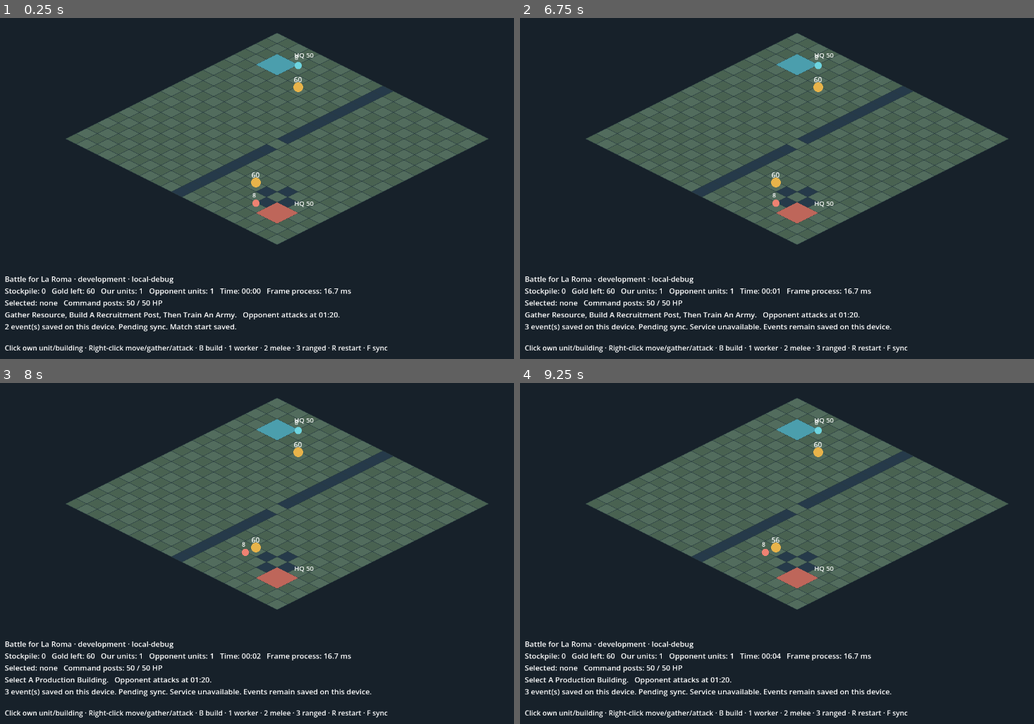
Above: before the commit, frames 1-4 (two rows, left to right).
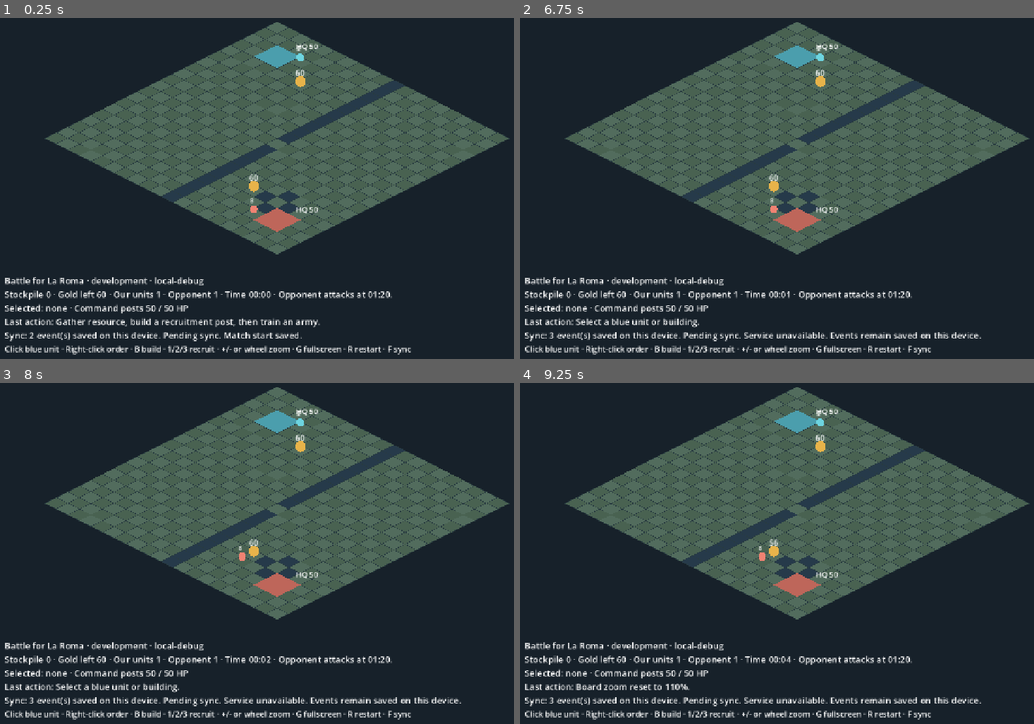
Above: after the commit, the same moments.

Repository: danybgoode/aomx
Game: Godot game, scene res://skirmish_main.tscn
Two runs of this game, one before a commit and one after it. Both use one fixed random seed, a clock stepped at 60 frames per second and the inputs below.
Inputs (mouse positions are in pixels of both pictures, inside the frame that each line leads up to):
- Up to frame 1 (0.25 s): no input
- Up to frame 2 (6.75 s): tap Enter at 0.5, 3.5, 6.5 s; move the mouse to (920, 168) at 0.52 s; tap 0 at 0.6, 2.3, 2.85, 4.55 s; click (920, 168) at 0.67 s; tap G at 0.8, 1.35, 3.05, 3.6, 5.3 s; move the mouse to (684, 202) at 1.27 s; click (684, 202) at 1.42 s; tap B at 1.55, 2.1, 3.8, 4.35, 6.05 s; tap Space at 2, 5.75 s; move the mouse to (854, 110) at 2.02 s; click (854, 110) at 2.17 s; move the mouse to (766, 256) at 2.77 s; click (766, 256) at 2.92 s; move the mouse to (967, 239) at 3.52 s; click (967, 239) at 3.67 s; move the mouse to (627, 133) at 4.27 s; click (627, 133) at 4.42 s; move the mouse to (823, 185) at 5.02 s; tap R at 5.1 s; click (823, 185) at 5.17 s; move the mouse to (710, 96) at 5.77 s; tap T at 5.85 s; click (710, 96) at 5.92 s; move the mouse to (920, 168) at 6.52 s; tap F at 6.6 s; click (920, 168) at 6.67 s
- Up to frame 3 (8 s): tap 0 at 6.8 s; move the mouse to (164, 567) at 7.27 s; tap 1 at 7.35 s; click (164, 567) at 7.42 s; tap G at 7.55 s
- Up to frame 4 (9.25 s): move the mouse to (854, 475) at 8.02 s; tap 2 at 8.1 s; click (854, 475) at 8.17 s; tap B at 8.3 s; move the mouse to (766, 621) at 8.77 s; tap 3 at 8.85 s; click (766, 621) at 8.92 s; tap 0 at 9.05 s

The runs differ from the first frame. In frame 1, 16% of the frame differs, in the area x 0-100%, y 1-99%; in frame 2, 16%; in frame 3, 16%; in frame 4, 16%.

Commit message:
Make skirmish orders visible and board readable

Diff:
--- a/game/project.godot
+++ b/game/project.godot
@@ -12,6 +12,7 @@
 window/size/viewport_height=800
 window/size/window_width_override=1280
 window/size/window_height_override=800
+window/stretch/mode="canvas_items"
 
 [rendering]
 renderer/rendering_method="gl_compatibility"
--- a/game/skirmish_main.gd
+++ b/game/skirmish_main.gd
@@ -6,7 +6,11 @@
 const TILE_W := 48.0
 const TILE_H := 24.0
 const ORIGIN := Vector2(640, 65)
+const BOARD_CENTER := Vector2(640, 305)
 const TICK_SECONDS := 0.1
+const ZOOM_MIN := 1.0
+const ZOOM_MAX := 1.25
+const ZOOM_STEP := 0.1
 
 var sim = Skirmish.new()
 var outbox = FunnelOutbox.new()
@@ -15,6 +19,11 @@
 var selected_id := -1
 var placing := false
 var marker := Vector2i(-1, -1)
+var board_zoom := 1.1
+var order_flash_tile := Vector2i(-1, -1)
+var order_flash_text := ""
+var order_flash_seconds := 0.0
+var order_flash_ok := true
 var accumulator := 0.0
 var syncing := false
 var sync_note := ""
@@ -46,28 +55,32 @@
 			invite_code = FileAccess.get_file_as_string(invite_path).strip_edges()
 		invite_input = LineEdit.new()
 		invite_input.position = Vector2(22, 16)
-		invite_input.size = Vector2(270, 34)
+		invite_input.size = Vector2(300, 42)
+		invite_input.add_theme_font_size_override("font_size", 18)
 		invite_input.placeholder_text = "Enter private alpha invite code"
 		invite_input.secret = true
 		layer.add_child(invite_input)
 		var invite_button := Button.new()
 		invite_button.text = "Save invite code"
-		invite_button.position = Vector2(302, 16)
+		invite_button.position = Vector2(335, 16)
+		invite_button.add_theme_font_size_override("font_size", 18)
 		invite_button.pressed.connect(_save_invite_code)
 		layer.add_child(invite_button)
 		var support_button := Button.new()
 		support_button.text = "Copy support ID"
-		support_button.position = Vector2(22, 56)
+		support_button.position = Vector2(22, 65)
+		support_button.add_theme_font_size_override("font_size", 18)
 		support_button.pressed.connect(_copy_support_id)
 		layer.add_child(support_button)
 	hud = Label.new()
-	hud.position = Vector2(22, 598)
-	hud.add_theme_font_size_override("font_size", 17)
+	hud.position = Vector2(22, 600)
+	hud.size = Vector2(1236, 140)
+	hud.add_theme_font_size_override("font_size", 20)
 	layer.add_child(hud)
 	instructions = Label.new()
-	instructions.position = Vector2(22, 755)
-	instructions.add_theme_font_size_override("font_size", 16)
-	instructions.text = "Click own unit/building · Right-click move/gather/attack · B build · 1 worker · 2 melee · 3 ranged · R restart · F sync"
+	instructions.position = Vector2(22, 756)
+	instructions.add_theme_font_size_override("font_size", 18)
+	instructions.text = "Click blue unit · Right-click order · B build · 1/2/3 recruit · +/- or wheel zoom · G fullscreen · R restart · F sync"
 	layer.add_child(instructions)
 	_update_hud()
 
@@ -78,6 +91,7 @@
 	selected_id = -1
 	placing = false
 	marker = Vector2i(-1, -1)
+	order_flash_seconds = 0.0
 	var saved: Dictionary = outbox.queue("match_started", match_id)
 	sync_note = "Match start saved." if saved.ok else "Match start could not be saved; check device storage."
 	if OS.is_debug_build():
@@ -90,6 +104,9 @@
 				sim.tick_number = Skirmish.DRAW_TICK - 1
 
 func _process(delta: float) -> void:
+	if order_flash_seconds > 0.0:
+		order_flash_seconds = maxf(0.0, order_flash_seconds - delta)
+		queue_redraw()
 	accumulator += delta
 	var advanced := false
 	while accumulator >= TICK_SECONDS:
@@ -108,14 +125,25 @@
 func _unhandled_input(event: InputEvent) -> void:
 	if event is InputEventKey and event.pressed and not event.echo:
 		match event.keycode:
+			KEY_EQUAL, KEY_PLUS, KEY_KP_ADD:
+				_change_zoom(ZOOM_STEP)
+			KEY_MINUS, KEY_KP_SUBTRACT:
+				_change_zoom(-ZOOM_STEP)
+			KEY_0:
+				board_zoom = 1.1
+				sim.feedback = "Board zoom reset to 110%."
+			KEY_G:
+				get_window().mode = Window.MODE_WINDOWED if get_window().mode == Window.MODE_FULLSCREEN else Window.MODE_FULLSCREEN
 			KEY_B:
 				if _selected_kind() == "worker":
 					if sim.stockpile[Skirmish.HUMAN] < Skirmish.COST.barracks:
 						placing = false
-						sim.feedback = "Need 6 resource. Right-click gold with a worker to gather."
+						_flash_order(sim.entities[selected_id].pos, "Need 6 gold. Gather first.", false)
 					else:
 						placing = true
-						sim.feedback = "Choose a clear 2 by 2 footprint. Cost: 6."
+						_flash_order(sim.entities[selected_id].pos, "Choose a clear 2x2 site. Cost: 6.", true)
+				else:
+					sim.feedback = "Select a worker to build."
 			KEY_ESCAPE:
 				placing = false
 			KEY_1:
@@ -129,28 +157,42 @@
 			KEY_F:
 				_send_next()
 	elif event is InputEventMouseButton and event.pressed:
+		if event.button_index == MOUSE_BUTTON_WHEEL_UP:
+			_change_zoom(ZOOM_STEP)
+			_update_hud()
+			queue_redraw()
+			return
+		if event.button_index == MOUSE_BUTTON_WHEEL_DOWN:
+			_change_zoom(-ZOOM_STEP)
+			_update_hud()
+			queue_redraw()
+			return
 		var tile := _screen_to_tile(event.position)
 		if event.button_index == MOUSE_BUTTON_LEFT:
 			if placing and selected_id != -1:
-				var placed: Dictionary = sim.issue(Skirmish.HUMAN, "build", selected_id, tile)
+				var placed: Dictionary = _issue_order("build", tile, tile)
 				if placed.ok:
 					placing = false
 			else:
 				var id: int = sim.entity_at(tile)
 				selected_id = id if id != -1 and sim.entities[id].side == Skirmish.HUMAN else -1
 				if selected_id != -1:
-					sim.feedback = "%s selected" % sim.entities[selected_id].kind.replace("_", " ")
+					_flash_order(tile, "%s selected" % sim.entities[selected_id].kind.replace("_", " "), true)
+				else:
+					sim.feedback = "Select a blue unit or building."
 		elif event.button_index == MOUSE_BUTTON_RIGHT and selected_id != -1 and sim.entities.has(selected_id):
 			var selected: Dictionary = sim.entities[selected_id]
 			var target_id: int = sim.entity_at(tile)
 			if selected.kind == "worker" and tile == sim.sources[Skirmish.HUMAN].pos:
-				sim.issue(Skirmish.HUMAN, "gather", selected_id, tile)
+				_issue_order("gather", tile, tile)
 			elif selected.kind in ["melee", "ranged"] and target_id != -1 and sim.entities[target_id].side == Skirmish.COMPUTER:
-				sim.issue(Skirmish.HUMAN, "attack", selected_id, target_id)
+				_issue_order("attack", target_id, tile)
 			elif selected.kind in ["worker", "melee", "ranged"]:
-				var moved: Dictionary = sim.issue(Skirmish.HUMAN, "move", selected_id, tile)
+				var moved: Dictionary = _issue_order("move", tile, tile)
 				if moved.ok:
 					marker = tile
+			else:
+				_flash_order(selected.pos, "Select a unit to give an order.", false)
 	_update_hud()
 	queue_redraw()
 
@@ -158,7 +200,41 @@
 	if selected_id == -1 or not sim.entities.has(selected_id):
 		sim.feedback = "Select a production building."
 		return
-	sim.issue(Skirmish.HUMAN, "train", selected_id, role)
+	_issue_order("train", role, sim.entities[selected_id].pos)
+
+func _issue_order(kind: String, target: Variant, tile: Vector2i) -> Dictionary:
+	var result: Dictionary = sim.issue(Skirmish.HUMAN, kind, selected_id, target)
+	_flash_order(tile, _order_message(kind, target, result), result.ok)
+	return result
+
+func _order_message(kind: String, target: Variant, result: Dictionary) -> String:
+	if result.ok:
+		match kind:
+			"move": return "Moving here."
+			"gather": return "Gathering gold."
+			"build": return "Building a recruitment post."
+			"train": return "%s queued." % str(target).capitalize()
+			"attack": return "Attacking target."
+	match str(result.get("reason", "invalid_order")):
+		"insufficient_stockpile": return "Not enough gold in stockpile."
+		"blocked_footprint": return "This 2x2 site is blocked."
+		"blocked_or_invalid_tile": return "Cannot move onto this tile."
+		"unreachable_tile", "building_unreachable", "target_unreachable", "resource_unreachable": return "No route to target."
+		"building_incomplete": return "Wait for construction to finish."
+		"queue_full": return "Production queue is full."
+		"match_finished": return "Match finished. Press R to restart."
+	return str(result.get("reason", "Order failed.")).replace("_", " ").capitalize() + "."
+
+func _flash_order(tile: Vector2i, message: String, ok: bool) -> void:
+	order_flash_tile = tile
+	order_flash_text = message
+	order_flash_ok = ok
+	order_flash_seconds = 1.6
+	sim.feedback = message
+
+func _change_zoom(delta: float) -> void:
+	board_zoom = clampf(snappedf(board_zoom + delta, 0.05), ZOOM_MIN, ZOOM_MAX)
+	sim.feedback = "Board zoom: %d%%. 0 resets." % roundi(board_zoom * 100.0)
 
 func _selected_kind() -> String:
 	return sim.entities[selected_id].kind if sim.entities.has(selected_id) else ""
@@ -175,12 +251,12 @@
 	var chosen := "none" if selected_id == -1 else "%s #%d (%d HP)" % [sim.entities[selected_id].kind.replace("_", " "), selected_id, sim.entities[selected_id].hp]
 	var total_seconds: int = floori(float(sim.tick_number) / 10.0)
 	var opponent_note := "Opponent attacks at 01:20." if sim.tick_number < Skirmish.AI_ATTACK_TICK else "Opponent attacking."
-	hud.text = "Battle for La Roma · %s · %s\nStockpile: %d   Gold left: %d   Our units: %d   Opponent units: %d   Time: %02d:%02d   Frame process: %.1f ms\nSelected: %s   Command posts: %d / %d HP\n%s   %s\n%s %s" % [
+	hud.text = "Battle for La Roma · %s · %s\nStockpile %d · Gold left %d · Our units %d · Opponent %d · Time %02d:%02d · %s\nSelected: %s · Command posts %d / %d HP\nLast action: %s\nSync: %s %s" % [
 		AlphaConfig.CHANNEL, AlphaConfig.BUILD_ID,
 		sim.stockpile[Skirmish.HUMAN], sim.sources[Skirmish.HUMAN].amount,
 		sim._count_units(Skirmish.HUMAN), sim._count_units(Skirmish.COMPUTER),
-		floori(float(total_seconds) / 60.0), total_seconds % 60, Performance.get_monitor(Performance.TIME_PROCESS) * 1000.0,
-		chosen, own_hp, enemy_hp, sim.feedback.capitalize(), "Result: %s. Press R to restart." % sim.result if sim.result != "" else opponent_note,
+		floori(float(total_seconds) / 60.0), total_seconds % 60, "Result: %s. Press R to restart." % sim.result if sim.result != "" else opponent_note,
+		chosen, own_hp, enemy_hp, sim.feedback,
 		outbox.summary(), sync_note]
 
 func _send_next() -> void:
@@ -258,6 +334,7 @@
 	return ORIGIN + Vector2((tile.x - tile.y) * TILE_W * 0.5, (tile.x + tile.y) * TILE_H * 0.5)
 
 func _screen_to_tile(screen: Vector2) -> Vector2i:
+	screen = BOARD_CENTER + (screen - BOARD_CENTER) / board_zoom
 	var dx := (screen.x - ORIGIN.x) / (TILE_W * 0.5)
 	var dy := (screen.y - ORIGIN.y) / (TILE_H * 0.5)
 	return Vector2i(roundi((dx + dy) * 0.5), roundi((dy - dx) * 0.5))
@@ -268,6 +345,7 @@
 
 func _draw() -> void:
 	draw_rect(Rect2(Vector2.ZERO, get_viewport_rect().size), Color("17212a"))
+	draw_set_transform(BOARD_CENTER * (1.0 - board_zoom), 0.0, Vector2.ONE * board_zoom)
 	for y in range(Skirmish.HEIGHT):
 		for x in range(Skirmish.WIDTH):
 			var tile := Vector2i(x, y)
@@ -323,3 +401,9 @@
 			for ox in range(2):
 				draw_colored_polygon(_diamond(_tile_to_screen(preview_tile + Vector2i(ox, oy))),
 					Color(0.8, 0.9, 0.3, 0.55) if valid else Color(0.9, 0.25, 0.2, 0.55))
+	if order_flash_seconds > 0.0 and order_flash_tile.x >= 0:
+		var flash_center := _tile_to_screen(order_flash_tile)
+		var flash_color := Color("82e7d0") if order_flash_ok else Color("ff8b7e")
+		draw_arc(flash_center, 22, 0, TAU, 32, flash_color, 3.0)
+		draw_string(ThemeDB.fallback_font, flash_center + Vector2(-100, -26), order_flash_text,
+			HORIZONTAL_ALIGNMENT_CENTER, 200, 18, flash_color)
--- a/game/tests/skirmish_client_test.gd
+++ b/game/tests/skirmish_client_test.gd
@@ -32,6 +32,18 @@
 	client._start_match()
 	check(client.outbox.state.events.size() == 4 and client.match_id != start.match_id, "restart creates a new match start")
 	check(client.sim.result.is_empty(), "restart clears terminal state")
+	for zoom in [1.0, 1.1, 1.25]:
+		client.board_zoom = zoom
+		for tile in [Vector2i(4, 2), Vector2i(6, 4), Vector2i(13, 15)]:
+			var screen: Vector2 = Vector2(640, 305) + (client._tile_to_screen(tile) - Vector2(640, 305)) * zoom
+			check(client._screen_to_tile(screen) == tile, "board hit testing matches visible tile at zoom %.2f" % zoom)
+	client.board_zoom = 1.1
+	client.selected_id = client.sim._find(Skirmish.HUMAN, "worker")
+	var gold_tile: Vector2i = Skirmish.RESOURCE_POS[Skirmish.HUMAN]
+	var gather: Dictionary = client._issue_order("gather", gold_tile, gold_tile)
+	check(gather.ok and client.order_flash_ok and client.order_flash_tile == gold_tile and client.sim.feedback == "Gathering gold.", "accepted gather has visible target feedback")
+	var rejected: Dictionary = client._issue_order("build", Vector2i(10, 2), Vector2i(10, 2))
+	check(not rejected.ok and not client.order_flash_ok and client.sim.feedback != "", "rejected build has distinct readable feedback")
 	root.remove_child(client)
 	client.queue_free()
 	DirAccess.remove_absolute(ProjectSettings.globalize_path(path))
Not shown, changed: Roadmap/00-ideas/BUILD-ORDER.md
Not shown, changed: Roadmap/01-core-play/finish-solo-skirmish/README.md
Not shown, changed: Roadmap/01-core-play/finish-solo-skirmish/RETROSPECTIVE.md
Not shown, changed: Roadmap/01-core-play/finish-solo-skirmish/sprint-3.md
Not shown, changed: deploy/alpha/README.md
Not shown, changed: docs/alpha-local-qa.md
Not shown, changed: game/README.md
